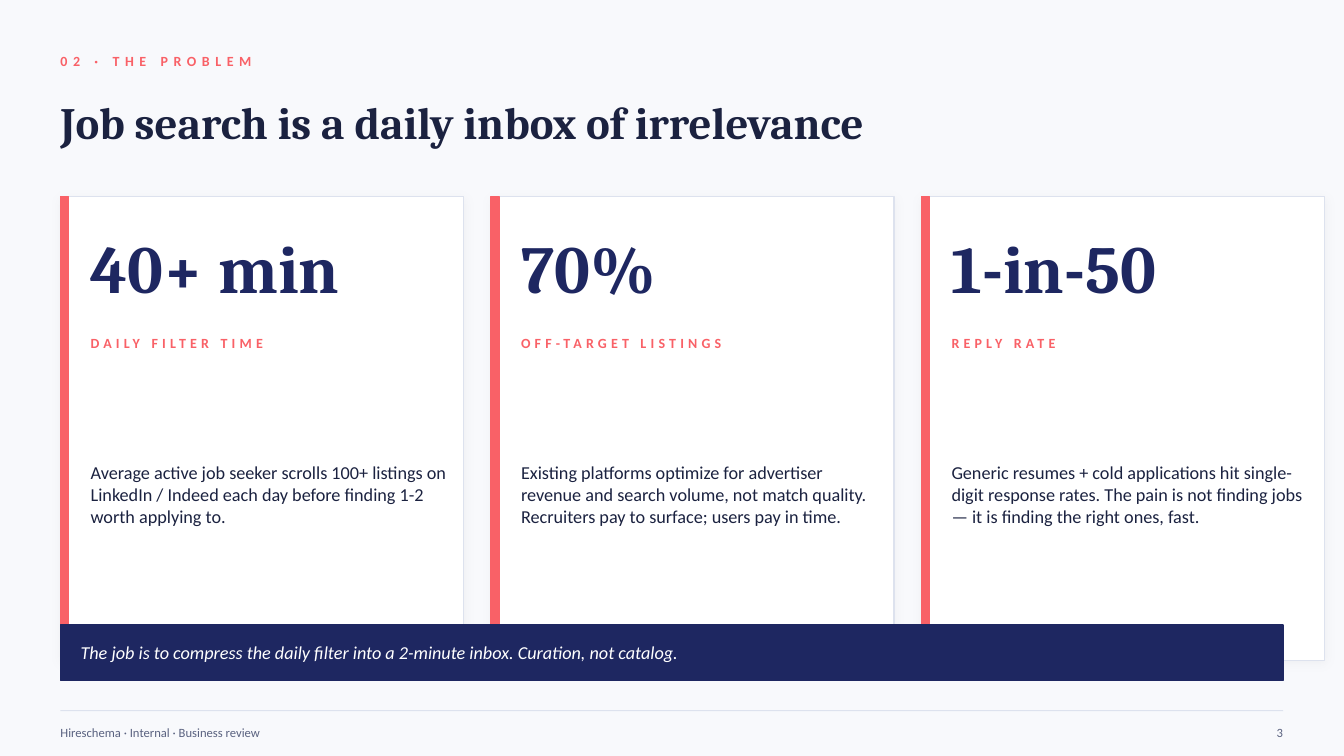
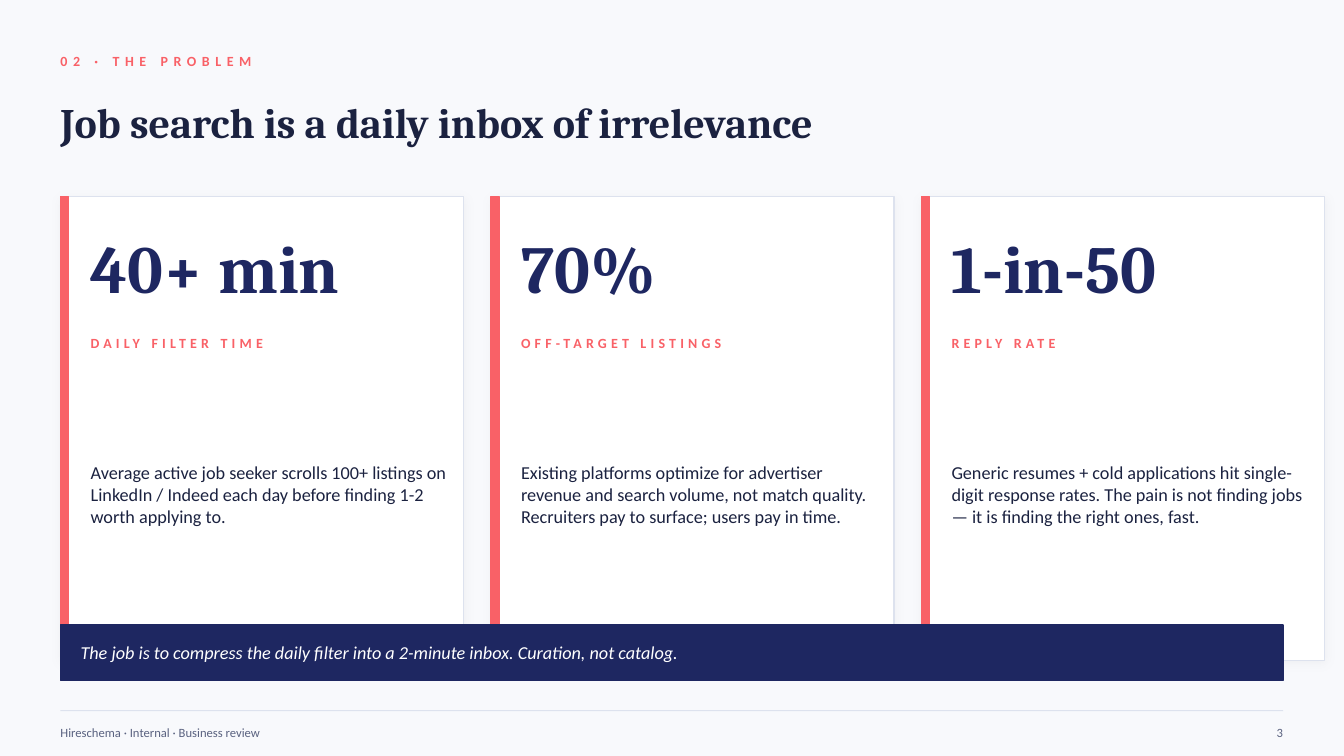
Before and after one commit to rupeshkumar-create/Hireloop, a slide deck: slide 3 of Hireschema-Business-Presentation.pptx. Drawn at 1344x756 pixels with LibreOffice and Linux fonts; fonts in the diff are those of the drawing. Boxes give left, top, right and bottom in pixels: in the first picture for what was removed or moved away, otherwise in the second. Text is boxed around its words. In the diff, an @@ line names an element or a change of style, - is before the commit and + after.

```diff
--- a/Hireschema-Business-Presentation.pptx
+++ b/Hireschema-Business-Presentation.pptx
@@ text "Job search is a daily ..." at <box>60,108,812,148</box>: size 32 to 30 pt @@
```
Also in this commit, not shown: 16 other slides changed, 7 slides added, 2 slides removed, 9 other files.
